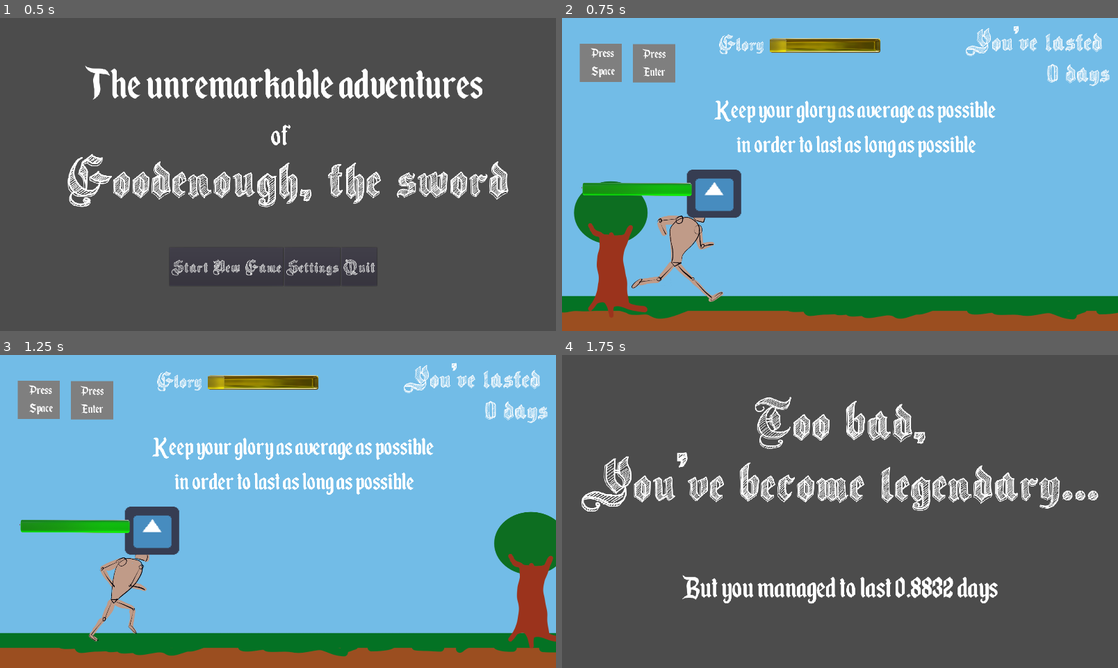
Above: before the commit, frames 1-4 (two rows, left to right).
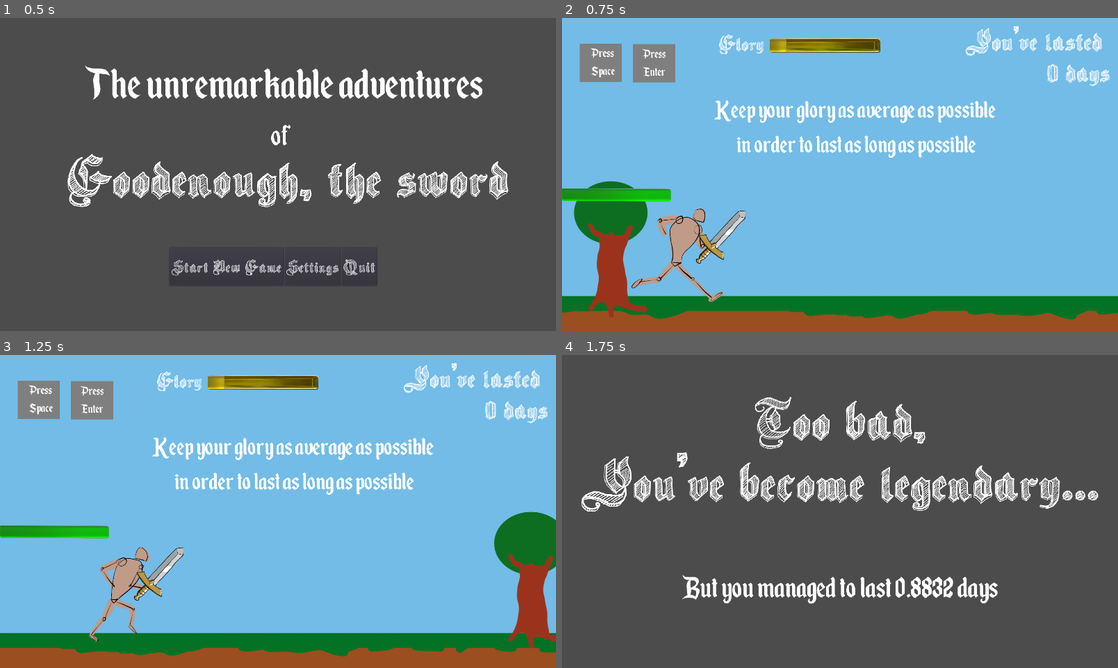
Above: after the commit, the same moments.

Repository: S-Blanco/GMTK_gamejam2023
Game: Godot game, scene res://Src/UI/StartGameScreen.tscn
Same seed, same stepped clock (60 frames per second), same inputs: the game is played once before the commit and once after it. The engine's default icon, where the game draws it, is replaced by a stand-in: a white triangle on a blue panel in a dark square.
Inputs:
- Up to frame 1 (0.5 s): no input
- Up to frame 2 (0.75 s): click "Start New Game" at 0.5 s
- Up to frame 3 (1.25 s): no input
- Up to frame 4 (1.75 s): tap Space at 1.25, 1.52 s; hold Right (ui_right) from 1.28 s (still down); hold A (test) from 1.28 s (still down)

Frame 1 is identical in both runs. In frame 2, 2.9% of the frame differs, in the area x 0-34%, y 48-79%; in frame 3, 2.9%; in frame 4, nothing differs.

Commit message:
sword with glory

Diff:
--- a/Game/Src/Characters/Enemy.gd
+++ b/Game/Src/Characters/Enemy.gd
@@ -36,7 +36,7 @@
 	pass
 
 func _on_Visibility_screen_exited():
-	GlobalVariables.glory = GlobalVariables.glory + 0.03
+	GlobalVariables.glory = GlobalVariables.glory + 0.08
 	GlobalVariables.damage += 0.03
 	queue_free() # Replace with function body.
 
--- a/Game/Src/Objects/sword.tscn
+++ b/Game/Src/Objects/sword.tscn
@@ -1,14 +1,47 @@
-[gd_scene load_steps=3 format=2]
+[gd_scene load_steps=7 format=2]
 
 [ext_resource path="res://Src/Objects/sword.gd" type="Script" id=1]
-[ext_resource path="res://icon.png" type="Texture" id=2]
+[ext_resource path="res://Assets/Objects/Sword.png" type="Texture" id=2]
+[ext_resource path="res://Assets/Objects/Sword-EpicMax.png" type="Texture" id=3]
+[ext_resource path="res://Assets/Objects/Sword-Rust2.png" type="Texture" id=4]
+[ext_resource path="res://Assets/Objects/Sword-Epic1.png" type="Texture" id=5]
+[ext_resource path="res://Assets/Objects/Sword-Rust1.png" type="Texture" id=6]
 
 [node name="sword" type="KinematicBody2D"]
 script = ExtResource( 1 )
 
 [node name="swordsprite" type="Sprite" parent="."]
-position = Vector2( 4.99998, 15.0001 )
-scale = Vector2( 2.92188, 2.60156 )
+position = Vector2( 198, -192 )
+rotation = 0.0349066
+scale = Vector2( 2.34051, 1.62321 )
 texture = ExtResource( 2 )
 
+[node name="Sprite_R1" type="Sprite" parent="."]
+visible = false
+position = Vector2( 198, -192 )
+rotation = 0.0349066
+scale = Vector2( 2.341, 1.623 )
+texture = ExtResource( 6 )
+
+[node name="Sprite_R2" type="Sprite" parent="."]
+visible = false
+position = Vector2( 198, -192 )
+rotation = 0.0349066
+scale = Vector2( 2.341, 1.623 )
+texture = ExtResource( 4 )
+
+[node name="Sprite_L1" type="Sprite" parent="."]
+visible = false
+position = Vector2( 198, -192 )
+rotation = 0.0349066
+scale = Vector2( 2.341, 1.623 )
+texture = ExtResource( 5 )
+
+[node name="Sprite_L2" type="Sprite" parent="."]
+visible = false
+position = Vector2( 198, -192 )
+rotation = 0.0349066
+scale = Vector2( 2.341, 1.623 )
+texture = ExtResource( 3 )
+
 [connection signal="input_event" from="." to="." method="_on_sword_input_event"]
--- a/Game/Src/World/world.gd
+++ b/Game/Src/World/world.gd
@@ -1,18 +1,71 @@
 extends Node2D
 
-
+var flag = false   #flagging will be done when glory reaches 50 %
 onready var gloryUI = $CanvasLayer/GloryUI
 onready var dist = $CanvasLayer/GloryUI/distance
 onready var healthUI =$CanvasLayer/HealthUI
 onready var red = $CanvasLayer/HealthUI/Red
+onready var swordN = $TestEnemyMovement/Character/sword/swordsprite
+onready var swordR1 = $TestEnemyMovement/Character/sword/Sprite_R1
+onready var swordR2 = $TestEnemyMovement/Character/sword/Sprite_R2
+onready var swordL1 = $TestEnemyMovement/Character/sword/Sprite_L1
+onready var swordL2 = $TestEnemyMovement/Character/sword/Sprite_L2
 
 onready var TestEnemyMouvement = $TestEnemyMovement
 
 func _process(_delta):
 
 
-	if GlobalVariables.glory > 0.03:
+	if GlobalVariables.glory > 0.000001 and flag == false:
 		gloryUI.set_glory(GlobalVariables.glory)
+
+	if GlobalVariables.glory >= 0.09:
+		flag=true
+
+	if GlobalVariables.glory > 0.000001 and GlobalVariables.glory < 0.04 and flag == true:
+		gloryUI.set_glory(GlobalVariables.glory)
+		swordN.visible = false
+		swordR1.visible = false
+		swordR2.visible = true
+		swordL1.visible = false
+		swordL2.visible = false
+
+
+	elif GlobalVariables.glory > 0.04 and GlobalVariables.glory < 0.08 and flag == true:
+		gloryUI.set_glory(GlobalVariables.glory)
+		swordN.visible = false
+		swordR1.visible = true
+		swordR2.visible = false
+		swordL1.visible = false
+		swordL2.visible = false
+
+	elif GlobalVariables.glory > 0.08 and GlobalVariables.glory < 0.12 and flag == true:
+		gloryUI.set_glory(GlobalVariables.glory)
+		swordN.visible = true
+		swordR1.visible = false
+		swordR2.visible = false
+		swordL1.visible = false
+		swordL2.visible = false
+
+	elif GlobalVariables.glory > 0.12 and GlobalVariables.glory < 0.16 and flag == true:
+		gloryUI.set_glory(GlobalVariables.glory)
+		swordN.visible = false
+		swordR1.visible = false
+		swordR2.visible = false
+		swordL1.visible = true
+		swordL2.visible = false
+
+	elif GlobalVariables.glory > 0.16 and flag == true:
+		gloryUI.set_glory(GlobalVariables.glory)
+		swordN.visible = false
+		swordR1.visible = false
+		swordR2.visible = false
+		swordL1.visible = false
+		swordL2.visible = true
+
+
+
+
 
 
 	if GlobalVariables.glory >= gloryUI.max_glory:
--- a/Game/Src/World/world.tscn
+++ b/Game/Src/World/world.tscn
@@ -38,6 +38,29 @@
 
 [node name="Character" parent="TestEnemyMovement" index="1"]
 position = Vector2( 393, 767 )
+
+[node name="sword" parent="TestEnemyMovement/Character" index="1"]
+scale = Vector2( 0.2, 0.2 )
+
+[node name="swordsprite" parent="TestEnemyMovement/Character/sword" index="0"]
+position = Vector2( 300, 950 )
+rotation = 0.785398
+
+[node name="Sprite_R1" parent="TestEnemyMovement/Character/sword" index="1"]
+position = Vector2( 300, 950 )
+rotation = 0.785398
+
+[node name="Sprite_R2" parent="TestEnemyMovement/Character/sword" index="2"]
+position = Vector2( 300, 950 )
+rotation = 0.785398
+
+[node name="Sprite_L1" parent="TestEnemyMovement/Character/sword" index="3"]
+position = Vector2( 300, 950 )
+rotation = 0.785398
+
+[node name="Sprite_L2" parent="TestEnemyMovement/Character/sword" index="4"]
+position = Vector2( 300, 950 )
+rotation = 0.785398
 
 [node name="Tween" parent="TestEnemyMovement" index="2"]
 __meta__ = {
@@ -99,10 +122,10 @@
 text = "Glory"
 
 [node name="HealthUI" parent="CanvasLayer" instance=ExtResource( 4 )]
-margin_left = 68.0
-margin_top = 550.0
-margin_right = 108.0
-margin_bottom = 172.0
+margin_left = -3.99994
+margin_top = 569.0
+margin_right = 5.00006
+margin_bottom = 569.0
 rect_rotation = 0.264847
 
 [node name="Green" parent="CanvasLayer/HealthUI" index="1"]
@@ -161,10 +184,10 @@
 [connection signal="power2" from="TestEnemyMovement/Character/PlayerControls" to="CanvasLayer/PressEnter" method="_on_PlayerControls_power2"]
 [connection signal="timeout" from="Timer" to="CanvasLayer/GlobalInstruction" method="_on_Timer_timeout"]
 
-
 [editable path="TestEnemyMovement"]
 [editable path="TestEnemyMovement/Background"]
 [editable path="TestEnemyMovement/Character"]
+[editable path="TestEnemyMovement/Character/sword"]
 [editable path="EndgameScreen"]
 [editable path="CanvasLayer/GloryUI"]
 [editable path="CanvasLayer/HealthUI"]
--- a/Game/global_variables.gd
+++ b/Game/global_variables.gd
@@ -2,7 +2,7 @@
 
 var distance = 0
 
-var glory = 0.03
+var glory = 0.000001
 var damage = 0
 
 # Player's control
Not shown, added: Game/Assets/UI/EmptyPwr.png.import
Not shown, added: Game/Assets/UI/Lightning.png.import
Not shown, added: Game/Assets/UI/LightningPwr.png.import
Not shown, added: Game/Assets/UI/SlipperyHand.png.import
Not shown, added: Game/Assets/UI/SlipperyHandPwr.png.import
